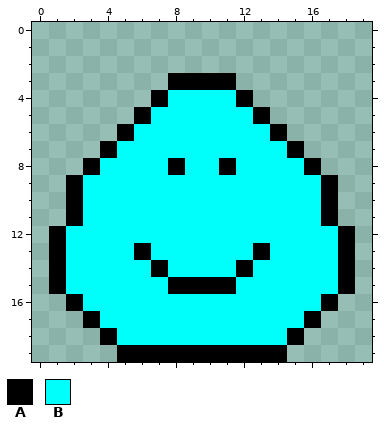
A pixel-art sprite gets an edit: assets/blob.png. Above: the version before the commit.
The file is 20x20 pixels. Pixels under 10% opacity are left out. Colours within 5 levels of each other are drawn and written as one.
Palette (. is transparent): A #000000  B #00fffb
Pixels before, first column x 1:
 3 .......AAAA.......
 4 ......ABBBBA......
 5 .....ABBBBBBA.....
 6 ....ABBBBBBBBA....
 7 ...ABBBBBBBBBBA...
 8 ..ABBBBABBABBBBA..
 9 .ABBBBBBBBBBBBBBA.
10 .ABBBBBBBBBBBBBBA.
11 .ABBBBBBBBBBBBBBA.
12 ABBBBBBBBBBBBBBBBA
13 ABBBBABBBBBBABBBBA
14 ABBBBBABBBBABBBBBA
15 ABBBBBBAAAABBBBBBA
16 .ABBBBBBBBBBBBBBA.
17 ..ABBBBBBBBBBBBA..
18 ...ABBBBBBBBBBA...
19 ....AAAAAAAAAA....
Once edited:
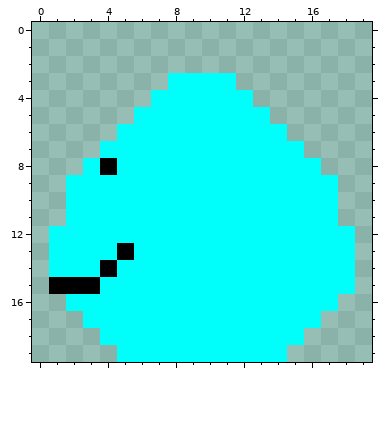
Changes in this commit:
y 3: x 8..11 AAAA -> BBBB
y 4: x 7 A -> B; x 12 A -> B
y 5: x 6 A -> B; x 13 A -> B
y 6: x 5 A -> B; x 14 A -> B
y 7: x 4 A -> B; x 15 A -> B
y 8: x 3..4 AB -> BA; x 8 A -> B; x 11 A -> B; x 16 A -> B
y 9..11: x 2 A -> B; x 17 A -> B
y 12: x 1 A -> B; x 18 A -> B
y 13: x 1 A -> B; x 5..6 BA -> AB; x 13 A -> B; x 18 A -> B
y 14: x 1 A -> B; x 4 B -> A; x 7 A -> B; x 12 A -> B; x 18 A -> B
y 15: x 2..3 BB -> AA; x 8..11 AAAA -> BBBB; x 18 A -> B
y 16: x 2 A -> B; x 17 A -> B
y 17: x 3 A -> B; x 16 A -> B
y 18: x 4 A -> B; x 15 A -> B
y 19: x 5..14 AAAAAAAAAA -> BBBBBBBBBB
